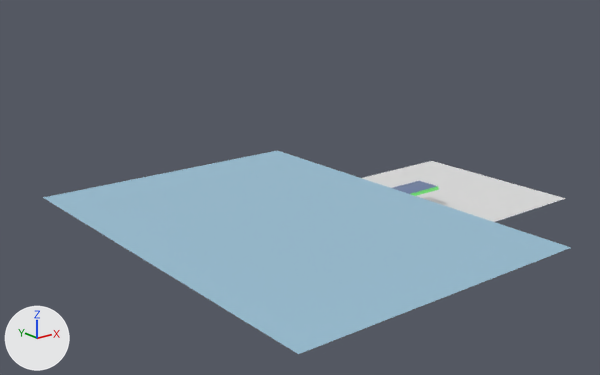
The glTF model level/space_station/space_station.gltf: old version first, new version second.
Camera for both pictures: a 50 mm lens placed at (-32.2, -27.9, 13.1), pointed at (-9.6, 0.3, 1.8). Lighting does not change. The marker at lower left points along +X, +Y and +Z. The first picture is the older version. Where no turn or scale is listed for an object, it has been applied to the vertices. Vertices at exactly the same position are counted once.

The first picture shows 'space_station'.
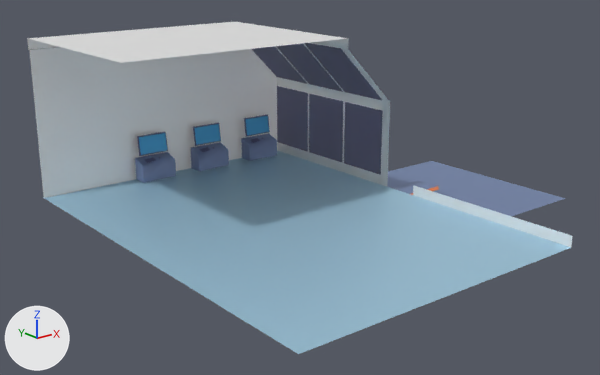
Edits to the bpy script that builds the scene:
```text
Add img_image_1:
    img_image_1 = load_image('Image_1', '_unpacked/Image_1', 512, 512, 'sRGB')
Add mat_material_1:
    mat_material_1 = bpy.data.materials.new('Material_1')
    # uses the picture img_image_1
Change me_mesh_0:
    used by ob_space_station; location = (0.0, -0.12, -0.12)
    remove me_mesh_0.from_pydata(...)  # 16 vertices, 10 faces; spans x -18.2..3.8, y -10.2..9.2, z 0.0..1.0
    add me_mesh_0.from_pydata(...)  # 55 vertices, 50 faces; spans x -18.2..3.8, y -10.2..9.2, z 0.0..8.5
    me_mesh_0 part 1
    31 vertices are added at x -18.2..-4.2, y -10.2..9.2, z 1.0..8.5
    8 new vertices lie (0.0, 2.7, 0.0) away from vertices in x -7.0..-4.2, y 0.8..6.5, z 1.5..8.0
    28 new faces join them, mat_material_0
    12 new faces join them, mat_material_1
    me_mesh_0 part 2: 6 kept faces spanning x -4.2..3.8, y -4.6..4.6, z 0.0..1.0 get new texture (UV) coordinates
    add me_mesh_0.materials.append(mat_material_1)
Add me_mesh_3:
    me_mesh_3.from_pydata(...)  # 24 vertices, 16 faces; spans x -1.19..0.69, y -0.41..0.34, z -1.06..1.19
    me_mesh_3.materials.append(mat_material_0)
Add ob_computer_002:
    ob_computer_002 = bpy.data.objects.new('computer.002', me_mesh_3)
    ob_computer_002.location = (-9.0, 8.5, 2.0)
Add ob_computer_001:
    ob_computer_001 = bpy.data.objects.new('computer.001', me_mesh_3.copy())
    ob_computer_001.location = (-5.75, 8.5, 2.0)
Add ob_computer:
    ob_computer = bpy.data.objects.new('computer', me_mesh_3.copy())
    ob_computer.location = (-12.25, 8.5, 2.0)
```

Changed parts and their boxes (x1, y1, x2, y2) in the pictures (600 x 375 px):
'space_station', reshaped (62% taller): before (43, 150, 571, 354); after (27, 22, 573, 354)
'computer', added (blue): after (135, 132, 176, 183)
'computer.002', added (blue): after (191, 123, 229, 171)
'computer.001', added (blue): after (241, 115, 277, 161)
part 1 of me_mesh_0, added: after (27, 22, 573, 247)
part 2 of me_mesh_0, surface changed (white to blue): before (362, 161, 566, 222); after (387, 161, 566, 216)
